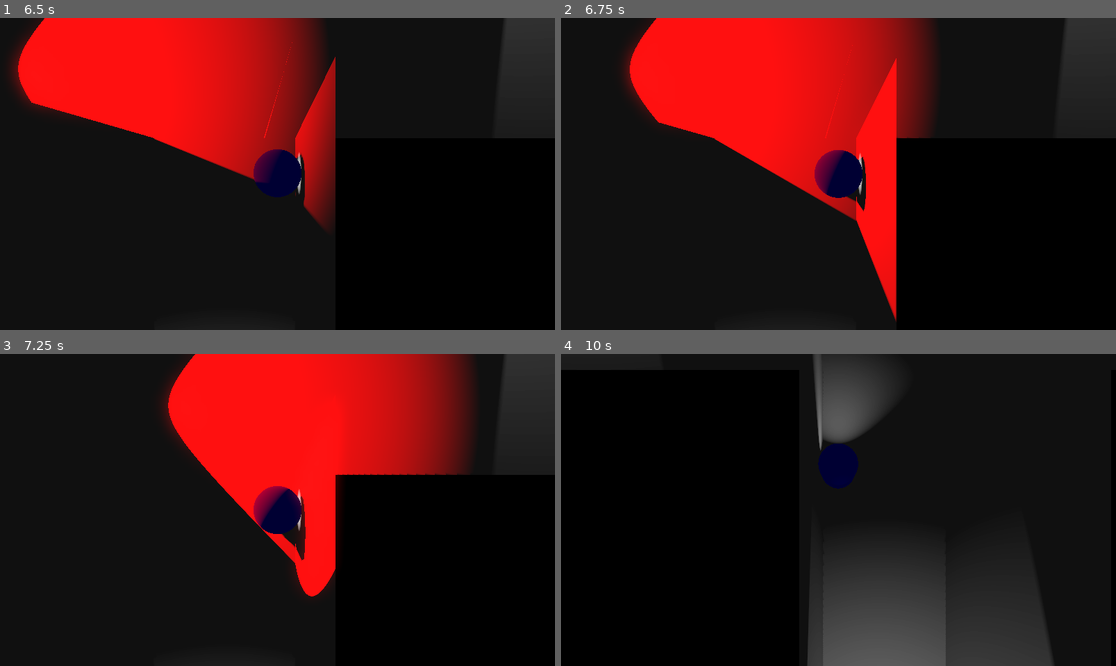
Above: before the commit, frames 1-4 (two rows, left to right).
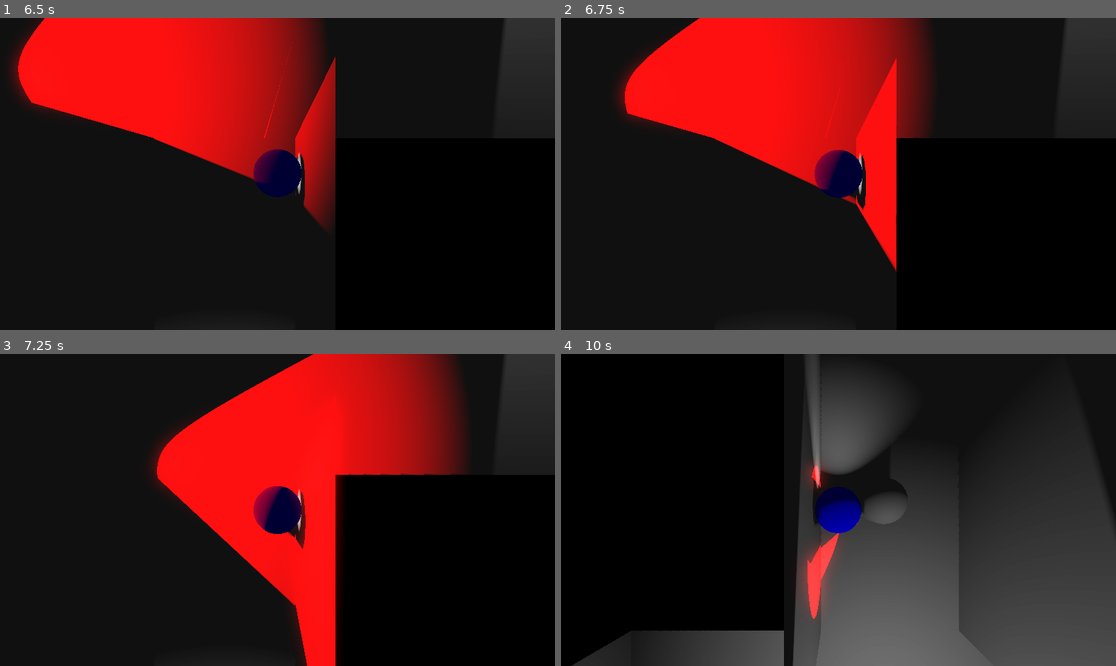
Above: after the commit, the same moments.

Repository: Evanator05/albertagamejam2023
Game: Godot game, scene res://Scenes/Level.tscn
The game is run twice, just before and just after one commit, with the same random seed, the same clock (stepped at 60 frames per second) and the same inputs.
Inputs:
- Up to frame 1 (6.5 s): hold W (moveUp) 0.53-2.03 s; hold A (moveLeft) 2.03-3.53 s; tap Enter at 3.5 s; hold S (moveDown) 3.53-4.28 s; hold D (moveRight) 4.28-5.03 s; hold W (moveUp) 5.03-5.78 s; hold D (moveRight) from 5.78 s (still down)
- Up to frame 2 (6.75 s): keep holding D (moveRight)
- Up to frame 3 (7.25 s): keep holding D (moveRight)
- Up to frame 4 (10 s): release D (moveRight) at 8.03 s; hold S (moveDown) 8.03-8.78 s; hold A (moveLeft) 8.78-9.53 s; hold W (moveUp) from 9.53 s (still down)

Frame 1 is identical in both runs. In frame 2, 3.1% of the frame differs, in the area x 10-65%, y 0-98%; in frame 3, 12%; in frame 4, 32%, in the area x 0-100%, y 0-100%.

Commit message:
Add enemy SpotArea and target body entered if player

Diff:
--- a/Objects/Enemy.tscn
+++ b/Objects/Enemy.tscn
@@ -1,10 +1,13 @@
-[gd_scene load_steps=4 format=3 uid="uid://b2av77eexy866"]
+[gd_scene load_steps=5 format=3 uid="uid://b2av77eexy866"]
 
 [ext_resource type="Script" path="res://Scripts/Enemy.gd" id="1_y3exf"]
 
 [sub_resource type="CapsuleMesh" id="CapsuleMesh_wg24k"]
 
 [sub_resource type="CapsuleShape3D" id="CapsuleShape3D_70sdp"]
+
+[sub_resource type="ConvexPolygonShape3D" id="ConvexPolygonShape3D_6b0bs"]
+points = PackedVector3Array(-1, 0, 1, -5, 0, -8, 5, 0, -8, -5, 4, -8, 5, 4, -8, 1, 0, 1, -1, 2, 1, 1, 2, 1)
 
 [node name="Enemy" type="CharacterBody3D"]
 axis_lock_angular_x = true
@@ -30,3 +33,10 @@
 spot_range = 10.0
 spot_attenuation = 0.0044871
 spot_angle_attenuation = 0.0037732
+
+[node name="SpotArea" type="Area3D" parent="."]
+
+[node name="CollisionShape3D" type="CollisionShape3D" parent="SpotArea"]
+shape = SubResource("ConvexPolygonShape3D_6b0bs")
+
+[connection signal="body_entered" from="SpotArea" to="." method="_on_spot_area_body_entered"]
--- a/Scripts/Enemy.gd
+++ b/Scripts/Enemy.gd
@@ -4,6 +4,7 @@
 
 @onready var navAgent:NavigationAgent3D = $NavigationAgent3D
 @export var target:Node3D
+var chaseTarget = null
 
 var nextPoint:Vector3 = Vector3()
 
@@ -25,7 +26,11 @@
 	getNextPoint()
 
 func _process(delta):
-	setTarget(patrolPath[currentPoint])
+	match state:
+		PATROL:
+			setTarget(patrolPath[currentPoint])
+		ALERT:
+			setTarget(chaseTarget)
 
 	var moveDir:Vector3 = nextPoint-global_transform.origin
 	rotation.y = lerp_angle(rotation.y, getAngle(moveDir), 1-pow(0.002, delta))
@@ -50,3 +55,9 @@
 	var angle = -dir2D.angle()
 	angle -= PI/2
 	return angle
+
+func _on_spot_area_body_entered(body):
+	# Player enters SpotArea cone
+	if (body.get_name() == "Player"):
+		state = ALERT
+		chaseTarget = body
